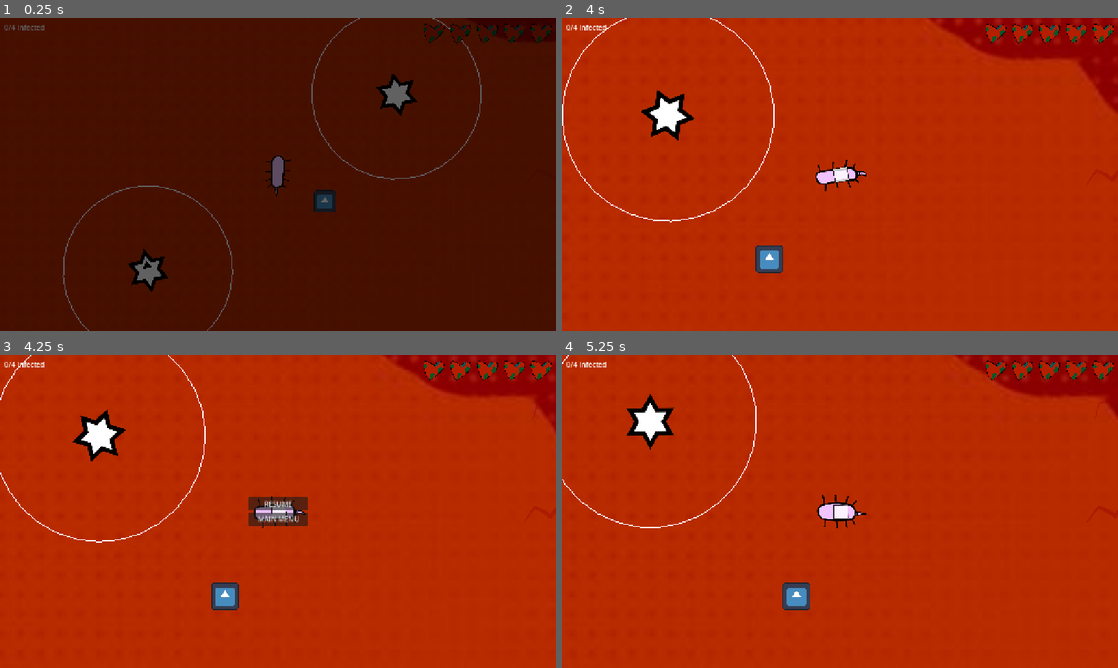
Above: before the commit, frames 1-4 (two rows, left to right).
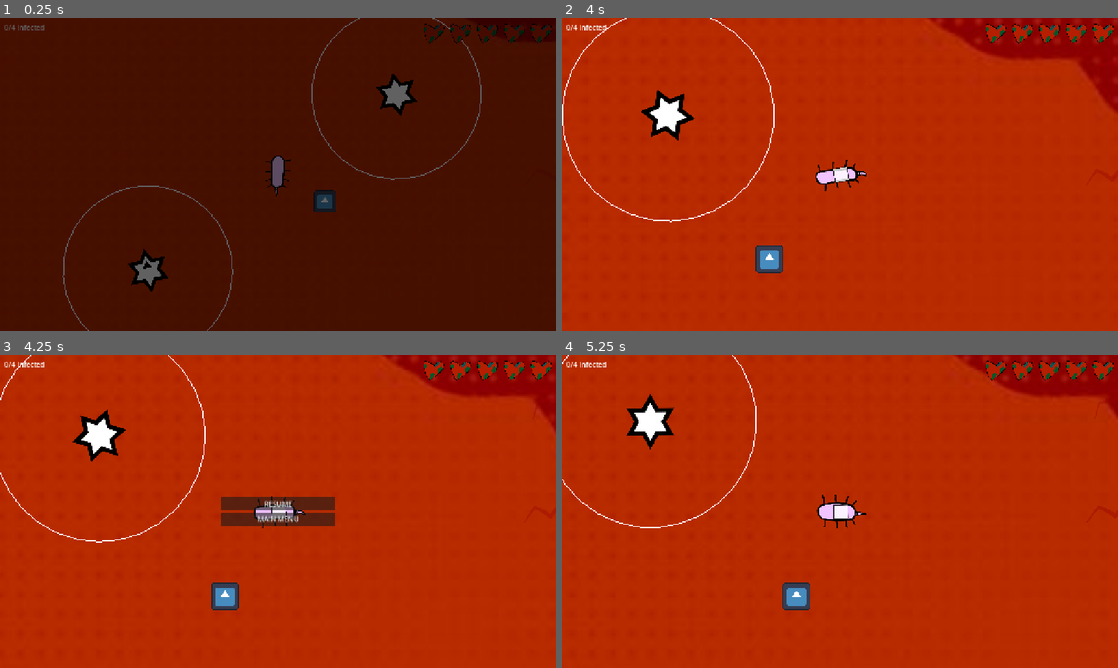
Above: after the commit, the same moments.

Repository: MarkusSecundus/GlobalJam_2026
Game: Godot game, scene res://maps/test_map.tscn
Same seed, same stepped clock (60 frames per second), same inputs: the game is played once before the commit and once after it. The engine's default icon, where the game draws it, is replaced by a stand-in: a white triangle on a blue panel in a dark square. Sound files missing from this copy of the repository are replaced by a short silence.
Inputs:
- Up to frame 1 (0.25 s): no input
- Up to frame 2 (4 s): hold D (Right) 0.53-1.28 s; tap one key every 0.75 s from 0.6 s: 1 (Mask1) 2 (Mask2) 3 (Mask3) 1 (Mask1) 2 (Mask2); hold S (Down) 1.28-2.03 s; hold D (Right) 2.03-2.78 s; hold W (Up) 2.78-3.53 s; hold A (Left) from 3.53 s (still down)
- Up to frame 3 (4.25 s): keep holding A (Left); tap Escape (Pause) at 4.15 s
- Up to frame 4 (5.25 s): tap 3 (Mask3) at 4.35 s; release A (Left) at 5 s; click "RESUME" at 5 s

Frames 1-2 are identical in both runs. In frame 3, 0.9% of the frame differs, in the area x 39-61%, y 45-55%; in frame 4, nothing differs.

Commit message:
make buttons same size

Diff:
--- a/ui/death_screen.tscn
+++ b/ui/death_screen.tscn
@@ -210,10 +210,10 @@
 anchor_top = 0.5
 anchor_right = 0.5
 anchor_bottom = 0.5
-offset_left = -20.0
-offset_top = -20.0
-offset_right = 20.0
-offset_bottom = 20.0
+offset_left = -131.0
+offset_top = -50.5
+offset_right = 131.0
+offset_bottom = 50.5
 grow_horizontal = 2
 grow_vertical = 2
 
--- a/ui/pause_dialog.tscn
+++ b/ui/pause_dialog.tscn
@@ -24,10 +24,10 @@
 anchor_top = 0.5
 anchor_right = 0.5
 anchor_bottom = 0.5
-offset_left = -20.0
-offset_top = -20.0
-offset_right = 20.0
-offset_bottom = 20.0
+offset_left = -131.0
+offset_top = -33.0
+offset_right = 131.0
+offset_bottom = 33.0
 grow_horizontal = 2
 grow_vertical = 2
 
--- a/ui/you_win.tscn
+++ b/ui/you_win.tscn
@@ -306,10 +306,10 @@
 anchor_top = 0.5
 anchor_right = 0.5
 anchor_bottom = 0.5
-offset_left = -98.0
-offset_top = -33.0
-offset_right = 98.0
-offset_bottom = 33.0
+offset_left = -131.0
+offset_top = -50.5
+offset_right = 131.0
+offset_bottom = 50.5
 grow_horizontal = 2
 grow_vertical = 2
 
